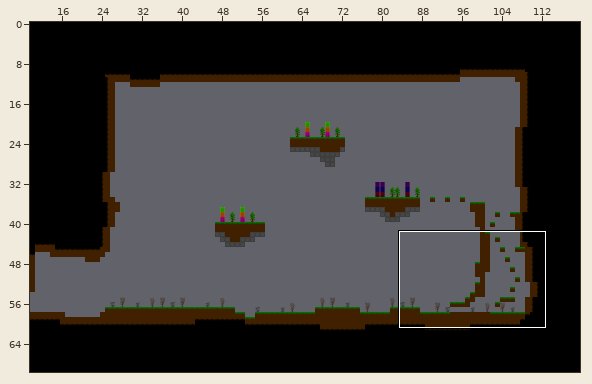
One commit to this Tiled map: assets/maps/newroom.tmx. The picture above shows the old version from afar; the outline marks the close-up.
Close-up. Before the edit:
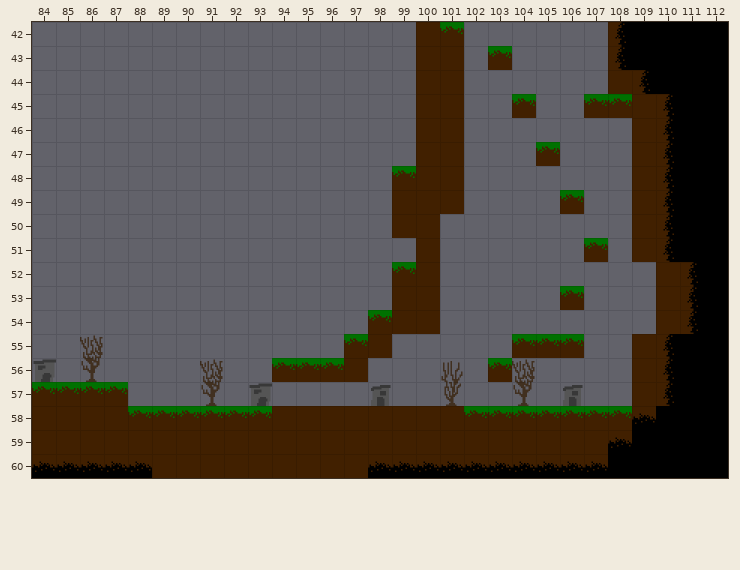
Cells are 32x32 px. Shown: x 84..112, y 42..60. The commit also changed other parts of the map, which this record leaves out.
New version:
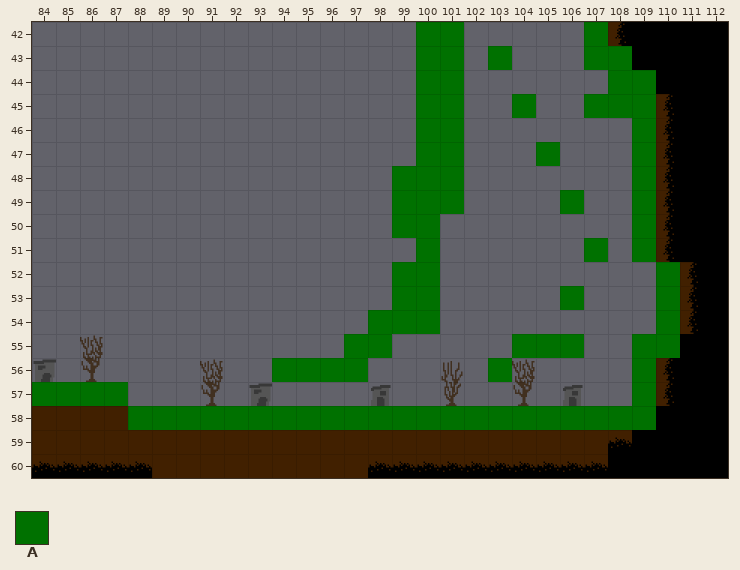
Key: from "terrain": A 7.
_ is an empty cell.
Tiles of an added or newly shown layer are drawn over the layers below it.
Difference:
Layer "collide" (now shown):
The author put tile A in row 42 at x 100 to 101 and 107; in row 43 at x 100 to 101, 103 and 107 to 108; in row 44 at x 100 to 101 and 108 to 109; in row 45 at x 100 to 101, 104 and 107 to 109; in row 46 at x 100 to 101 and 109; in row 47 at x 100 to 101, 105 and 109.
The author put tile A in row 48 at x 99 to 101 and 109; in row 49 at x 99 to 101, 106 and 109; in row 50 at x 99 to 100 and 109; in row 51 at x 100, 107 and 109; in row 52 at x 99 to 100 and 110; in row 53 at x 99 to 100, 106 and 110.
The author put tile A in row 54 at x 98 to 100 and 110; in row 55 at x 97 to 98, 104 to 106 and 109 to 110; in row 56 at x 94 to 97, 103 and 109; in row 57 at x 84 to 87 and 109; in row 58 at x 88 to 109.
